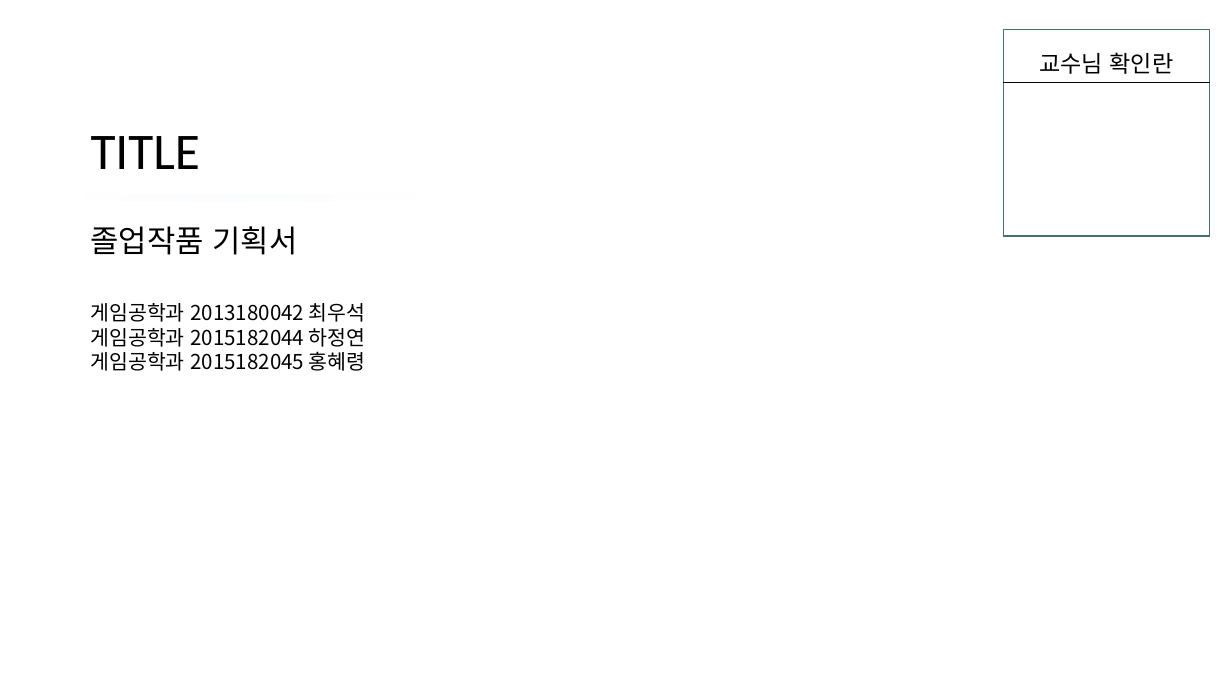
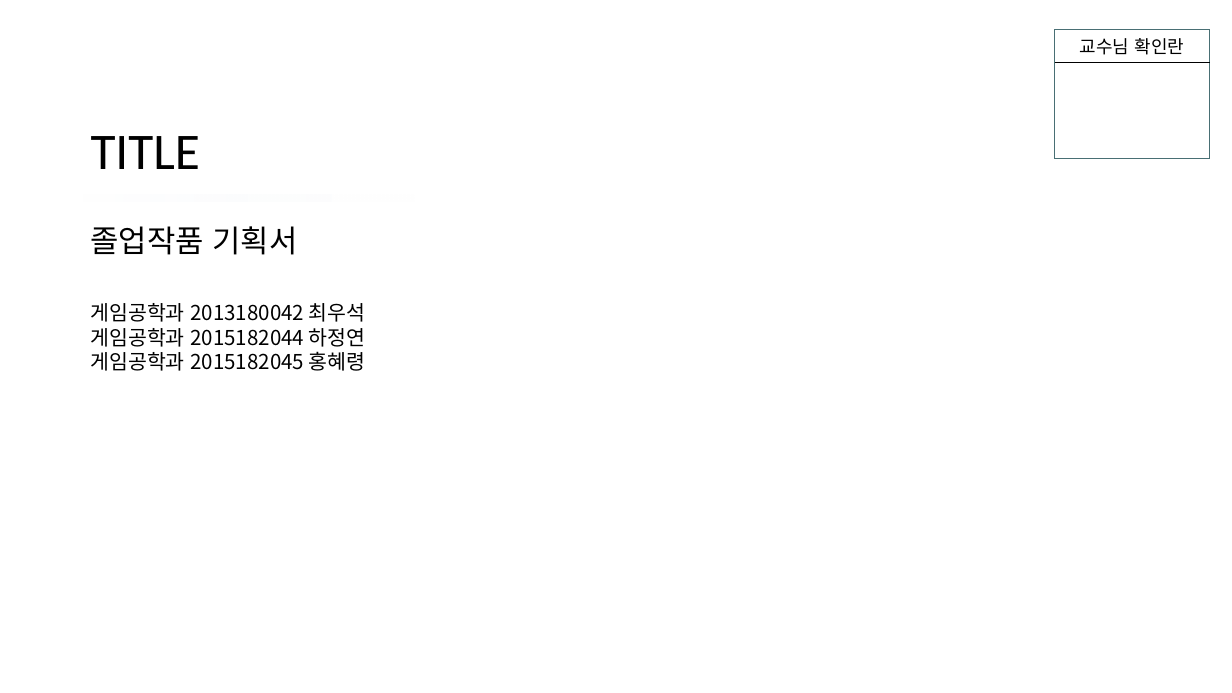
Before and after one commit to hajeongyeon/capstone_design, a slide deck: slide 1 of planning/졸업작품 제안서.pptx. Drawn at 1232x693 pixels with LibreOffice and Linux fonts; fonts in the diff are those of the drawing; background and template pictures are left out. Boxes give left, top, right and bottom in pixels: in the first picture for what was removed or moved away, otherwise in the second. Text is boxed around its words. In the diff, an @@ line names an element or a change of style, - is before the commit and + after.

```diff
--- a/planning/졸업작품 제안서.pptx
+++ b/planning/졸업작품 제안서.pptx
@@ rectangle "교수님 확인란": place and size @@
-rectangle "교수님 확인란" at <box>1004,30,1210,236</box>
+rectangle "교수님 확인란" at <box>1055,30,1210,159</box>
@@ rectangle "교수님 확인란" at <box>1055,30,1210,159</box>: size 18 to 14 pt; fill #FFFFFF to none @@
@@ line moved from (1004, 82) - (1210, 82) to (1055, 62) - (1210, 62) @@
```
Also in this commit, not shown: 7 other slides changed, 3 slides added.
